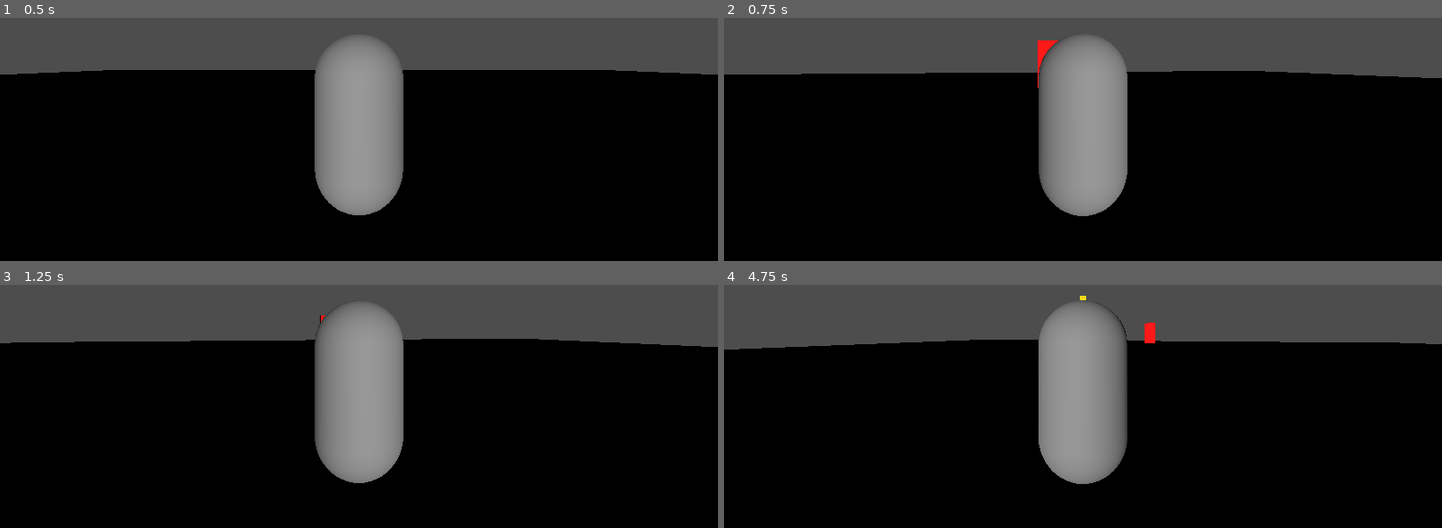
Above: before the commit, frames 1-4 (two rows, left to right).
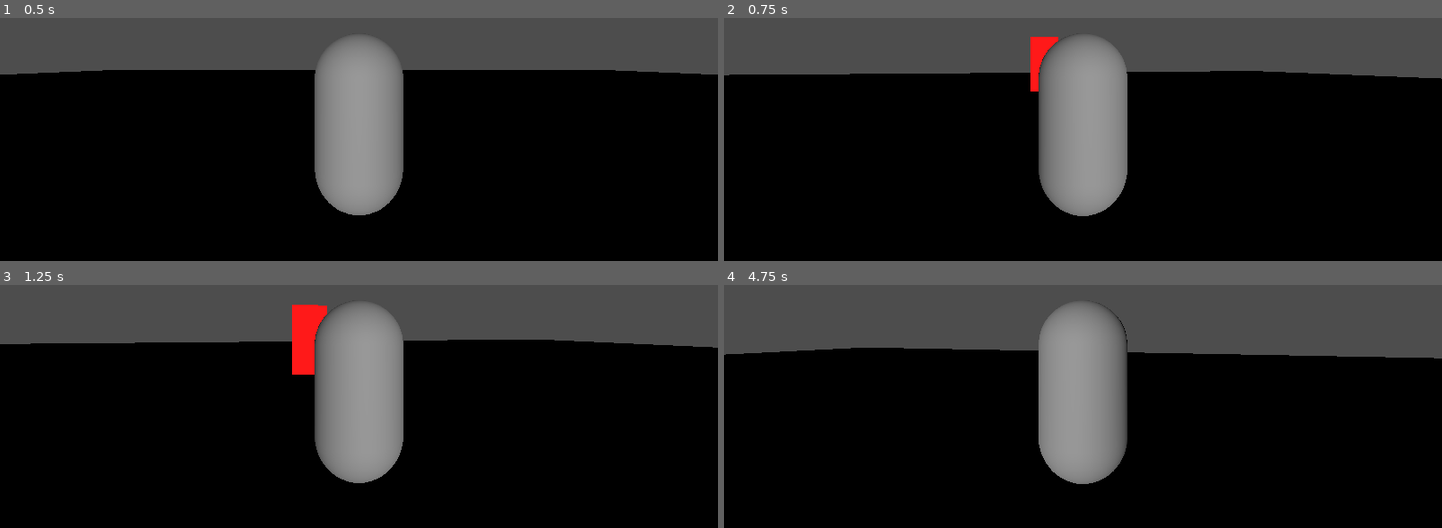
Above: after the commit, the same moments.

Repository: hylingo/hunter_game
Game: Godot game, scene res://tests/verification/player_movement_test.tscn
Two runs of this game, one before a commit and one after it. Both use one fixed random seed, a clock stepped at 60 frames per second and the inputs below. The project has no main scene, so this scene is started directly.
Inputs (mouse positions are in pixels of both pictures, inside the frame that each line leads up to):
- Up to frame 1 (0.5 s): no input
- Up to frame 2 (0.75 s): tap Enter at 0.5 s; move the mouse to (1118, 56) at 0.52 s; press the mouse at (1118, 56) at 0.53 s; hold W (move_forward) from 0.53 s (still down)
- Up to frame 3 (1.25 s): keep holding W (move_forward); tap Space (jump) at 0.77 s
- Up to frame 4 (4.75 s): keep holding W (move_forward); move the mouse to (1047, 328) at 1.27 s; release the mouse at (1047, 328) at 1.28 s; tap Ctrl (sneak) at 1.35, 4.35 s; click (1047, 328) at 1.42 s; tap Space (jump) at 1.52, 2.75, 3.02, 3.77, 4.52 s; move the mouse to (1097, 319) at 2.02 s; hold Shift 2.03-2.78 s; click (1097, 319) at 2.17 s; move the mouse to (1075, 333) at 2.77 s; tap Alt at 2.85 s; click (1075, 333) at 2.92 s; tap Enter at 3.5 s; move the mouse to (1133, 331) at 3.52 s; press the mouse at (1133, 331) at 3.53 s; move the mouse to (1025, 321) at 4.27 s; release the mouse at (1025, 321) at 4.28 s; click (1025, 321) at 4.42 s

Frame 1 is identical in both runs. In frame 2, 0.3% of the frame differs, in the area x 0-100%, y 7-31%; in frame 3, 1.4%; in frame 4, 3.6%, in the area x 0-100%, y 4-31%.

Commit message:
feat: deer + wolf + HUD scenes wired up end-to-end (Tasks 8-10)
Deer scene attached its script (was missing), wolf scene pointed
at its own script (was deer.gd). Verification scenes
deer_perception_test and wolf_combat_test created in code with
flat floor, player instance, animal instances, HUD overlay.

Bug fixes uncovered during manual play-test:
- player.gd: W/S were swapped in input vector
- hud.tscn: root Control mouse_filter=2 so HUD doesn't eat clicks
- hud.gd: $Root/* paths matched the lowercase 'root' node name
- hud.tscn: HPBar offsets fixed, ArrowsLabel offsets fixed,
  Crosshair offsets fixed (was off-screen)
- arrow.tscn: lock_rotation=true so arrows don't tumble
- arrow.tscn: bigger mesh (0.15 x 0.15 x 2.0) for visibility
- player.gd: fire along CameraPivot -Z, spawn at chest height
- state_flee.gd: 15s -> 5s so deer don't sprint off the map
- deer.gd / wolf.gd: soft ±45m world boundary
- Added green forward indicator on CameraPivot for orientation

All 19 unit tests still passing. Deer perception + flee + arrow
kills verified by hand: 3 deer killed in deer_perception_test.

Co-Authored-By: Claude Opus 4.7 (1M context) <noreply@anthropic.com>

Diff:
--- a/ai/state_attack.gd
+++ b/ai/state_attack.gd
@@ -10,7 +10,7 @@
 func process(animal, delta: float) -> String:
 	animal.velocity.x = 0
 	animal.velocity.z = 0
-	var player := animal.get_tree().get_first_node_in_group("player")
+	var player: Node = animal.get_tree().get_first_node_in_group("player")
 	if player == null:
 		return "wander"
 	var dist: float = animal.global_transform.origin.distance_to(player.global_transform.origin)
--- a/ai/state_chase.gd
+++ b/ai/state_chase.gd
@@ -2,7 +2,7 @@
 extends AnimalState
 
 func process(animal, _delta: float) -> String:
-	var player := animal.get_tree().get_first_node_in_group("player")
+	var player: Node = animal.get_tree().get_first_node_in_group("player")
 	if player == null:
 		return "wander"
 	var to_player: Vector3 = player.global_transform.origin - animal.global_transform.origin
--- a/ai/state_flee.gd
+++ b/ai/state_flee.gd
@@ -2,7 +2,7 @@
 extends AnimalState
 
 var _timer: float = 0.0
-const FLEE_DURATION := 15.0
+const FLEE_DURATION := 5.0
 
 func enter(_animal) -> void:
 	_timer = 0.0
@@ -11,7 +11,7 @@
 	_timer += delta
 	if _timer >= FLEE_DURATION:
 		return "wander"
-	var player := animal.get_tree().get_first_node_in_group("player")
+	var player: Node = animal.get_tree().get_first_node_in_group("player")
 	if player == null:
 		return "wander"
 	var away: Vector3 = animal.global_transform.origin - player.global_transform.origin
--- a/ai/state_retreat.gd
+++ b/ai/state_retreat.gd
@@ -8,7 +8,7 @@
 	_timer += delta
 	if _timer >= RETREAT_DURATION:
 		return "wander"
-	var player := animal.get_tree().get_first_node_in_group("player")
+	var player: Node = animal.get_tree().get_first_node_in_group("player")
 	if player == null:
 		return "wander"
 	var away: Vector3 = animal.global_transform.origin - player.global_transform.origin
--- a/scenes/animals/deer.gd
+++ b/scenes/animals/deer.gd
@@ -25,6 +25,13 @@
 	_apply_gravity(delta)
 	var next := current_state.process(self, delta)
 	move_and_slide()
+	# Soft world boundary: keep deer inside ±45m
+	var p := global_transform.origin
+	if absf(p.x) > 45 or absf(p.z) > 45:
+		var t := global_transform
+		t.origin.x = clampf(t.origin.x, -45, 45)
+		t.origin.z = clampf(t.origin.z, -45, 45)
+		global_transform = t
 	if next != "" and next != current_state_name:
 		_transition(next)
 
@@ -48,7 +55,7 @@
 		queue_free()
 
 func sees_threat() -> bool:
-	var player := get_tree().get_first_node_in_group("player")
+	var player: Node = get_tree().get_first_node_in_group("player")
 	if player == null:
 		return false
 	var forward: Vector3 = -global_transform.basis.z
--- /dev/null
+++ b/scenes/animals/deer.tscn
@@ -0,0 +1,24 @@
+[gd_scene format=3 uid="uid://brsluwnbghx8a"]
+
+[ext_resource type="Script" path="res://scenes/animals/deer.gd" id="1_deer_script"]
+
+[sub_resource type="CapsuleShape3D" id="CapsuleShape3D_cmo1j"]
+radius = 0.35
+height = 1.2
+
+[sub_resource type="CapsuleMesh" id="CapsuleMesh_kohnk"]
+
+[sub_resource type="StandardMaterial3D" id="StandardMaterial3D_lqnk2"]
+albedo_color = Color(0.4509804, 0.3137255, 0.1882353, 1)
+
+[node name="Deer" type="CharacterBody3D" unique_id=502325748]
+script = ExtResource("1_deer_script")
+
+[node name="CollisionShape3D" type="CollisionShape3D" parent="." unique_id=1369472193]
+transform = Transform3D(1, 0, 0, 0, 1, 0, 0, 0, 1, 0, 0.6, 0)
+shape = SubResource("CapsuleShape3D_cmo1j")
+
+[node name="MeshInstance3D" type="MeshInstance3D" parent="." unique_id=200832873]
+transform = Transform3D(1, 0, 0, 0, 1, 0, 0, 0, 1, 0, 0.6, 0)
+mesh = SubResource("CapsuleMesh_kohnk")
+surface_material_override/0 = SubResource("StandardMaterial3D_lqnk2")
--- a/scenes/animals/wolf.gd
+++ b/scenes/animals/wolf.gd
@@ -26,6 +26,13 @@
 	_apply_gravity(delta)
 	var next := current_state.process(self, delta)
 	move_and_slide()
+	# Soft world boundary: keep wolf inside ±45m
+	var p := global_transform.origin
+	if absf(p.x) > 45 or absf(p.z) > 45:
+		var t := global_transform
+		t.origin.x = clampf(t.origin.x, -45, 45)
+		t.origin.z = clampf(t.origin.z, -45, 45)
+		global_transform = t
 	if next != "" and next != current_state_name:
 		_transition(next)
 
@@ -49,7 +56,7 @@
 		queue_free()
 
 func sees_threat() -> bool:
-	var player := get_tree().get_first_node_in_group("player")
+	var player: Node = get_tree().get_first_node_in_group("player")
 	if player == null:
 		return false
 	var dist: float = global_transform.origin.distance_to(player.global_transform.origin)
--- /dev/null
+++ b/scenes/animals/wolf.tscn
@@ -0,0 +1,24 @@
+[gd_scene format=3 uid="uid://dtcuqdjls6ave"]
+
+[ext_resource type="Script" path="res://scenes/animals/wolf.gd" id="1_fv4gx"]
+
+[sub_resource type="CapsuleShape3D" id="CapsuleShape3D_cmo1j"]
+radius = 0.3
+height = 0.8
+
+[sub_resource type="CapsuleMesh" id="CapsuleMesh_kohnk"]
+
+[sub_resource type="StandardMaterial3D" id="StandardMaterial3D_lqnk2"]
+albedo_color = Color(0.2509804, 0.2509804, 0.2509804, 1)
+
+[node name="Wolf" type="CharacterBody3D" unique_id=482145988]
+script = ExtResource("1_fv4gx")
+
+[node name="CollisionShape3D" type="CollisionShape3D" parent="." unique_id=1090468937]
+transform = Transform3D(1, 0, 0, 0, 1, 0, 0, 0, 1, 0, 0.4, 0)
+shape = SubResource("CapsuleShape3D_cmo1j")
+
+[node name="MeshInstance3D" type="MeshInstance3D" parent="." unique_id=1509723313]
+transform = Transform3D(1, 0, 0, 0, 1, 0, 0, 0, 1, 0, 0.4, 0)
+mesh = SubResource("CapsuleMesh_kohnk")
+surface_material_override/0 = SubResource("StandardMaterial3D_lqnk2")
--- a/scenes/player/player.gd
+++ b/scenes/player/player.gd
@@ -63,7 +63,7 @@
 func _apply_horizontal_movement(_delta: float) -> void:
 	var input := Vector2(
 		Input.get_action_strength("move_right") - Input.get_action_strength("move_left"),
-		Input.get_action_strength("move_back") - Input.get_action_strength("move_forward")
+		Input.get_action_strength("move_forward") - Input.get_action_strength("move_back")
 	)
 	var forward := -camera_pivot.global_transform.basis.z
 	forward.y = 0
@@ -105,12 +105,11 @@
 	GameState.arrows -= 1
 	var arrow: Arrow = ArrowScene.instantiate()
 	get_tree().current_scene.add_child(arrow)
-	var camera: Camera3D = $CameraPivot/SpringArm3D/Camera3D
-	# Camera's -Z is the look direction; .basis.z is "backward" so we negate.
-	var direction: Vector3 = -camera.global_transform.basis.z.normalized()
-	# Spawn slightly ahead of the camera so the arrow's collision shape
-	# doesn't immediately overlap the player and get knocked sideways.
-	var spawn_pos: Vector3 = camera.global_transform.origin + direction * 0.6
+	# Fire along the camera pivot's -Z (horizontal forward, matches the green indicator),
+	# NOT the camera's own -Z (which tilts up/down with mouse pitch).
+	var direction: Vector3 = -camera_pivot.global_transform.basis.z.normalized()
+	# Spawn slightly below eye height so arrows hit chest-level targets, not over their heads
+	var spawn_pos: Vector3 = camera_pivot.global_transform.origin + direction * 1.0 + Vector3(0, -0.6, 0)
 	arrow.global_transform.origin = spawn_pos
 	arrow.look_at(spawn_pos + direction, Vector3.UP)
 	var speed: float = lerp(Config.ARROW_SPEED_MIN, Config.ARROW_SPEED_MAX, charge)
--- a/scenes/player/player.tscn
+++ b/scenes/player/player.tscn
@@ -7,6 +7,12 @@
 height = 1.8
 
 [sub_resource type="CapsuleMesh" id="CapsuleMesh_lqnk2"]
+
+[sub_resource type="BoxMesh" id="BoxMesh_indicator"]
+size = Vector3(0.1, 0.1, 3.0)
+
+[sub_resource type="StandardMaterial3D" id="StandardMaterial3D_indicator"]
+albedo_color = Color(0, 1, 0, 1)
 
 [node name="player" type="CharacterBody3D" unique_id=123306572 groups=["player"]]
 script = ExtResource("1_8afob")
@@ -22,6 +28,11 @@
 [node name="CameraPivot" type="Node3D" parent="." unique_id=759906030]
 transform = Transform3D(1, 0, 0, 0, 1, 0, 0, 0, 1, 0, 1.6, 0)
 
+[node name="ForwardIndicator" type="MeshInstance3D" parent="CameraPivot"]
+transform = Transform3D(1, 0, 0, 0, 1, 0, 0, 0, 1, 0, 0, -1.5)
+mesh = SubResource("BoxMesh_indicator")
+surface_material_override/0 = SubResource("StandardMaterial3D_indicator")
+
 [node name="SpringArm3D" type="SpringArm3D" parent="CameraPivot" unique_id=393302103]
 spring_length = 3.0
 
--- a/scenes/projectiles/arrow.tscn
+++ b/scenes/projectiles/arrow.tscn
@@ -9,7 +9,7 @@
 albedo_color = Color(1, 0.9, 0, 1)
 
 [sub_resource type="BoxMesh" id="BoxMesh_kohnk"]
-size = Vector3(0.1, 0.1, 0.8)
+size = Vector3(0.15, 0.15, 2.0)
 material = SubResource("StandardMaterial3D_arrow")
 
 [sub_resource type="BoxShape3D" id="BoxShape3D_kohnk"]
@@ -19,6 +19,7 @@
 input_ray_pickable = false
 gravity_scale = 0.15
 continuous_cd = true
+lock_rotation = true
 script = ExtResource("1_l5ahi")
 
 [node name="CollisionShape3D" type="CollisionShape3D" parent="." unique_id=1144279356]
--- a/systems/config.gd
+++ b/systems/config.gd
@@ -13,8 +13,8 @@
 
 # Bow
 const ARROW_DAMAGE := 50.0
-const ARROW_SPEED_MIN := 15.0
-const ARROW_SPEED_MAX := 25.0
+const ARROW_SPEED_MIN := 10.0
+const ARROW_SPEED_MAX := 18.0
 const BOW_CHARGE_TIME := 1.0  # seconds to reach full charge
 
 # Deer perception
--- /dev/null
+++ b/tests/verification/deer_perception_test.tscn
@@ -0,0 +1,38 @@
+[gd_scene format=3 uid="uid://deer_test_scn01"]
+
+[ext_resource type="PackedScene" uid="uid://d1kwdryhvkc6h" path="res://scenes/player/player.tscn" id="1_player"]
+[ext_resource type="PackedScene" uid="uid://brsluwnbghx8a" path="res://scenes/animals/deer.tscn" id="2_deer"]
+[ext_resource type="PackedScene" uid="uid://bdj30xeiexac6" path="res://ui/hud.tscn" id="3_hud"]
+
+[sub_resource type="BoxShape3D" id="BoxShape3D_floor"]
+size = Vector3(100, 0.2, 100)
+
+[sub_resource type="PlaneMesh" id="PlaneMesh_floor"]
+size = Vector2(100, 100)
+
+[node name="Test" type="Node3D"]
+
+[node name="DirectionalLight3D" type="DirectionalLight3D" parent="."]
+transform = Transform3D(0.7071, -0.5, 0.5, 0, 0.7071, 0.7071, -0.7071, -0.5, 0.5, 0, 10, 0)
+
+[node name="Floor" type="StaticBody3D" parent="."]
+
+[node name="CollisionShape3D" type="CollisionShape3D" parent="Floor"]
+transform = Transform3D(1, 0, 0, 0, 1, 0, 0, 0, 1, 0, -0.1, 0)
+shape = SubResource("BoxShape3D_floor")
+
+[node name="MeshInstance3D" type="MeshInstance3D" parent="Floor"]
+mesh = SubResource("PlaneMesh_floor")
+
+[node name="Player" parent="." instance=ExtResource("1_player")]
+
+[node name="Deer1" parent="." instance=ExtResource("2_deer")]
+transform = Transform3D(1, 0, 0, 0, 1, 0, 0, 0, 1, 5, 0, -10)
+
+[node name="Deer2" parent="." instance=ExtResource("2_deer")]
+transform = Transform3D(1, 0, 0, 0, 1, 0, 0, 0, 1, -5, 0, -10)
+
+[node name="Deer3" parent="." instance=ExtResource("2_deer")]
+transform = Transform3D(1, 0, 0, 0, 1, 0, 0, 0, 1, 8, 0, -15)
+
+[node name="HUD" parent="." instance=ExtResource("3_hud")]
--- /dev/null
+++ b/tests/verification/wolf_combat_test.tscn
@@ -0,0 +1,35 @@
+[gd_scene format=3 uid="uid://wolf_test_scn01"]
+
+[ext_resource type="PackedScene" uid="uid://d1kwdryhvkc6h" path="res://scenes/player/player.tscn" id="1_player"]
+[ext_resource type="PackedScene" uid="uid://dtcuqdjls6ave" path="res://scenes/animals/wolf.tscn" id="2_wolf"]
+[ext_resource type="PackedScene" uid="uid://bdj30xeiexac6" path="res://ui/hud.tscn" id="3_hud"]
+
+[sub_resource type="BoxShape3D" id="BoxShape3D_floor"]
+size = Vector3(100, 0.2, 100)
+
+[sub_resource type="PlaneMesh" id="PlaneMesh_floor"]
+size = Vector2(100, 100)
+
+[node name="Test" type="Node3D"]
+
+[node name="DirectionalLight3D" type="DirectionalLight3D" parent="."]
+transform = Transform3D(0.7071, -0.5, 0.5, 0, 0.7071, 0.7071, -0.7071, -0.5, 0.5, 0, 10, 0)
+
+[node name="Floor" type="StaticBody3D" parent="."]
+
+[node name="CollisionShape3D" type="CollisionShape3D" parent="Floor"]
+transform = Transform3D(1, 0, 0, 0, 1, 0, 0, 0, 1, 0, -0.1, 0)
+shape = SubResource("BoxShape3D_floor")
+
+[node name="MeshInstance3D" type="MeshInstance3D" parent="Floor"]
+mesh = SubResource("PlaneMesh_floor")
+
+[node name="Player" parent="." instance=ExtResource("1_player")]
+
+[node name="Wolf1" parent="." instance=ExtResource("2_wolf")]
+transform = Transform3D(1, 0, 0, 0, 1, 0, 0, 0, 1, 10, 0, -10)
+
+[node name="Wolf2" parent="." instance=ExtResource("2_wolf")]
+transform = Transform3D(1, 0, 0, 0, 1, 0, 0, 0, 1, -10, 0, -10)
+
+[node name="HUD" parent="." instance=ExtResource("3_hud")]
--- a/ui/hud.gd
+++ b/ui/hud.gd
@@ -1,11 +1,11 @@
 extends CanvasLayer
 class_name HUD
 
-@onready var hp_bar: ProgressBar = $Root/HPBar
-@onready var hp_label: Label = $Root/HPBar/HPLabel
-@onready var arrows_label: Label = $Root/ArrowsLabel
-@onready var kills_label: Label = $Root/KillsLabel
-@onready var crosshair: Control = $Root/Crosshair
+@onready var hp_bar: ProgressBar = $root/HPBar
+@onready var hp_label: Label = $root/HPBar/HPLabel
+@onready var arrows_label: Label = $root/ArrowsLabel
+@onready var kills_label: Label = $root/KillsLabel
+@onready var crosshair: Control = $root/Crosshair
 
 var kills: int = 0
 
@@ -17,7 +17,7 @@
 	_refresh()
 
 func _process(_delta: float) -> void:
-	var player := get_tree().get_first_node_in_group("player")
+	var player: Node = get_tree().get_first_node_in_group("player")
 	if player and "is_drawing_bow" in player:
 		crosshair.visible = player.is_drawing_bow
 
--- /dev/null
+++ b/ui/hud.tscn
@@ -0,0 +1,86 @@
+[gd_scene format=3 uid="uid://bdj30xeiexac6"]
+
+[ext_resource type="Script" uid="uid://dsf8pntl66dns" path="res://ui/hud.gd" id="1_37p78"]
+
+[node name="HUD" type="CanvasLayer" unique_id=497388910]
+script = ExtResource("1_37p78")
+
+[node name="root" type="Control" parent="." unique_id=761913939]
+layout_mode = 3
+anchors_preset = 15
+anchor_right = 1.0
+anchor_bottom = 1.0
+grow_horizontal = 2
+grow_vertical = 2
+mouse_filter = 2
+
+[node name="HPBar" type="ProgressBar" parent="root" unique_id=1339246137]
+layout_mode = 1
+anchors_preset = 2
+anchor_top = 1.0
+anchor_bottom = 1.0
+offset_left = 20.0
+offset_top = -50.0
+offset_right = 220.0
+offset_bottom = -20.0
+grow_vertical = 0
+value = 100.0
+
+[node name="HPLabel" type="Label" parent="root/HPBar" unique_id=583909561]
+layout_mode = 1
+anchors_preset = 15
+anchor_right = 1.0
+anchor_bottom = 1.0
+grow_horizontal = 2
+grow_vertical = 2
+text = "HP 100 / 100"
+horizontal_alignment = 1
+vertical_alignment = 1
+
+[node name="ArrowsLabel" type="Label" parent="root" unique_id=1334574402]
+layout_mode = 1
+anchors_preset = 3
+anchor_left = 1.0
+anchor_top = 1.0
+anchor_right = 1.0
+anchor_bottom = 1.0
+offset_left = -160.0
+offset_top = -50.0
+offset_right = -20.0
+offset_bottom = -20.0
+grow_horizontal = 0
+grow_vertical = 0
+theme_override_font_sizes/font_size = 24
+text = "Arrows: 10"
+
+[node name="KillsLabel" type="Label" parent="root" unique_id=1713123776]
+layout_mode = 1
+offset_left = 20.0
+offset_top = 20.0
+offset_right = 60.0
+offset_bottom = 43.0
+theme_override_font_sizes/font_size = 24
+text = "Kills: 0"
+
+[node name="Crosshair" type="Control" parent="root" unique_id=74743459]
+layout_mode = 1
+anchors_preset = 8
+anchor_left = 0.5
+anchor_top = 0.5
+anchor_right = 0.5
+anchor_bottom = 0.5
+offset_left = -3.0
+offset_top = -3.0
+offset_right = 3.0
+offset_bottom = 3.0
+grow_horizontal = 2
+grow_vertical = 2
+
+[node name="ColorRect" type="ColorRect" parent="root/Crosshair" unique_id=389504982]
+layout_mode = 1
+anchors_preset = 15
+anchor_right = 1.0
+anchor_bottom = 1.0
+grow_horizontal = 2
+grow_vertical = 2
+color = Color(1, 1, 1, 1)
